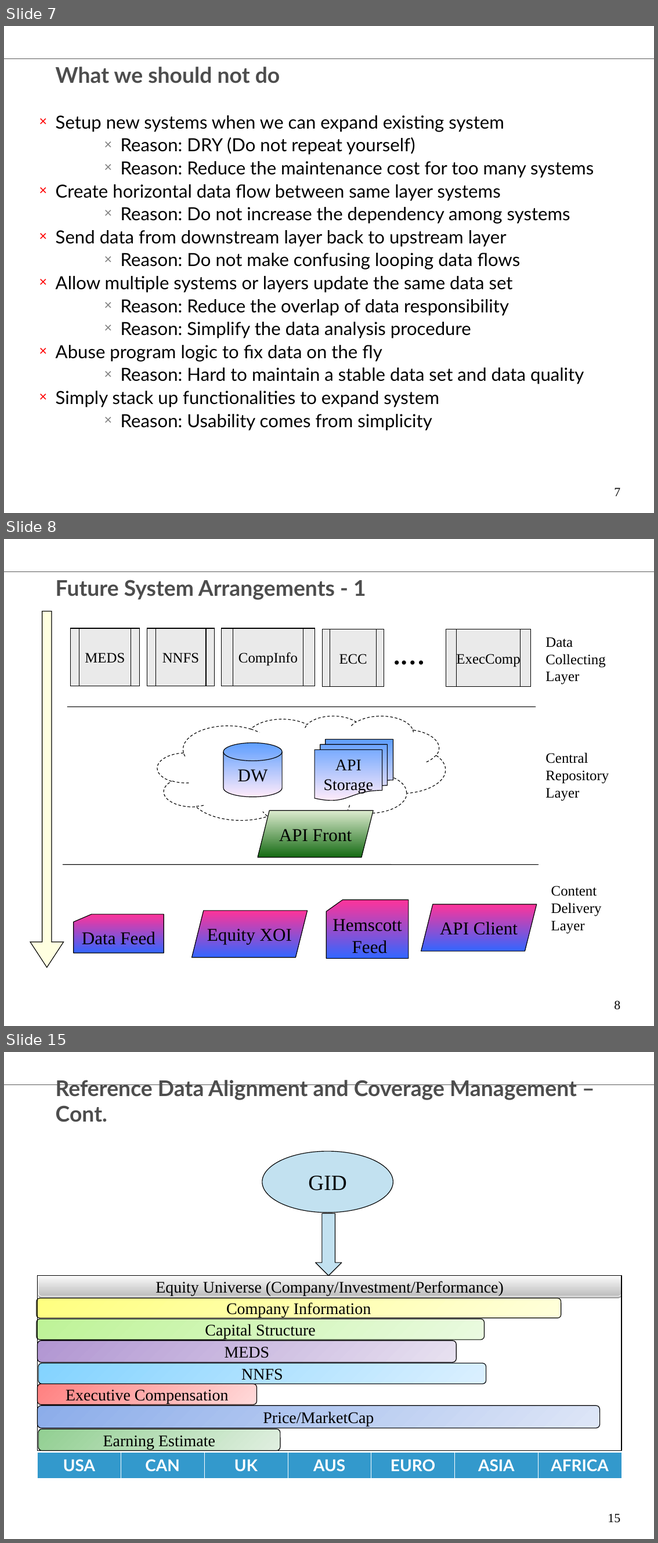
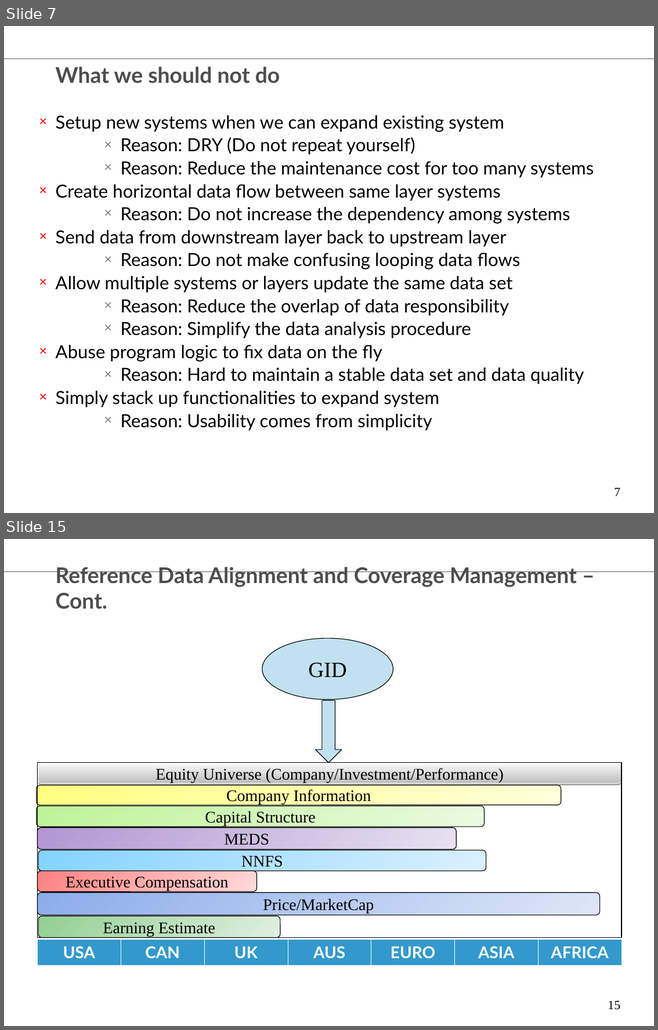
Before and after one commit to chenglx/myenv, a slide deck: Equity Data Technology Vision.ppt. Shown one above the other, each under a label of ours: slides 7, 8 and 15 before the commit, slides 7 and 15 after it; the slides between them are not shown. The pictures are 658x1543 and 658x1030 pixels, drawn with LibreOffice and Linux fonts; fonts in the diff are those of the drawing; background and template pictures are left out. Boxes give left, top, right and bottom in pixels: in the first picture for what was removed or moved away, otherwise in the second. Text is boxed around its words. In the diff, an @@ line names an element or a change of style, - is before the commit and + after.

```diff
--- a/Equity Data Technology Vision.ppt
+++ b/Equity Data Technology Vision.ppt
@@ slide 8 removed at [4,539,654,1026], background #FFFFFF; not listed: 1 template element that a slide beside it also shows @@
@@ title removed at [56,580,366,600] @@
-Future System Arrangements - 1
@@ down arrow removed at [30,611,63,968] @@
@@ flow chart predefined process removed at [322,629,384,687] @@
-ECC
@@ group removed at [70,629,530,687]: 4 flow chart predefined processes, 1 text @@
-MEDS
-NNFS
-CompInfo
-.…
-ExecComp
@@ text removed at [545,637,605,685] @@
-Data Collecting Layer
@@ line removed from (67, 707) to (535, 707) @@
@@ freeform shape removed at [157,716,445,827] @@
@@ cylinder removed at [224,743,282,797] @@
-DW
@@ flow chart multidocument removed at [314,739,393,800] @@
-API Storage
@@ text removed at [545,752,608,801] @@
-Central Repository Layer
@@ parallelogram removed at [257,810,373,857] @@
-API Front
@@ line removed from (63, 864) to (538, 864) @@
@@ text removed at [551,886,601,934] @@
-Content Delivery Layer
@@ flow chart punched card removed at [326,900,408,959] @@
-Hemscott Feed
@@ flow chart punched card removed at [74,914,164,954] @@
-Data Feed
@@ parallelogram removed at [192,911,307,957] @@
-Equity XOI
@@ parallelogram removed at [421,905,536,951] @@
-API Client
@@ page number removed at [614,1001,620,1010] @@
-8
```
Also in this commit, not shown: 9 slides changed, 2 other files.
